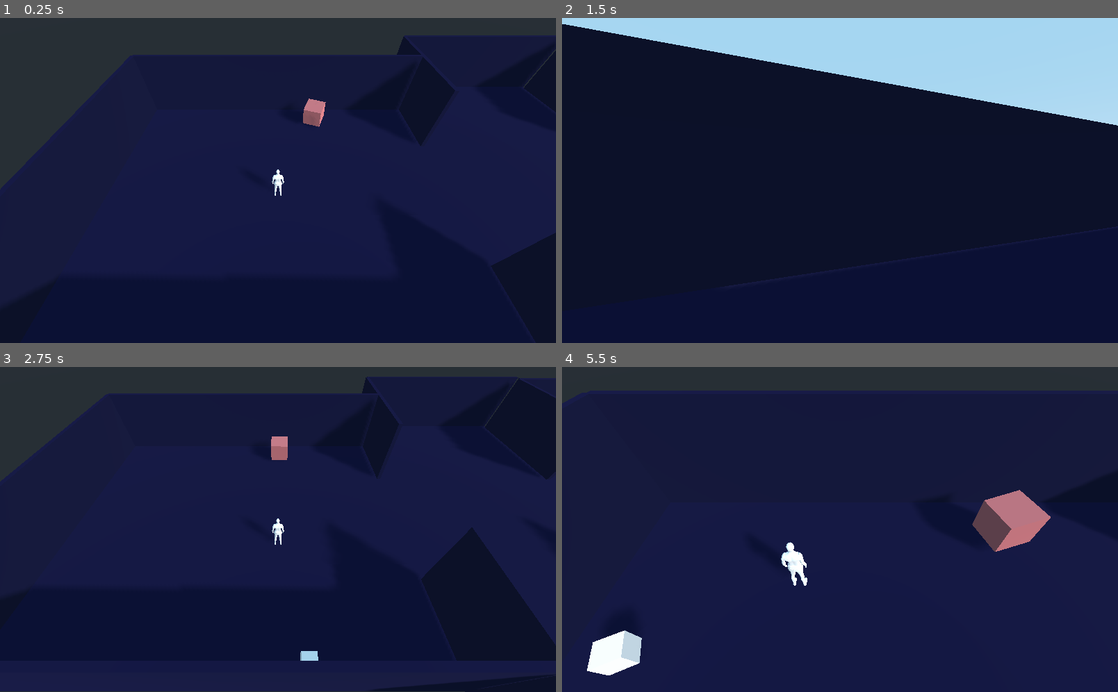
Above: before the commit, frames 1-4 (two rows, left to right).
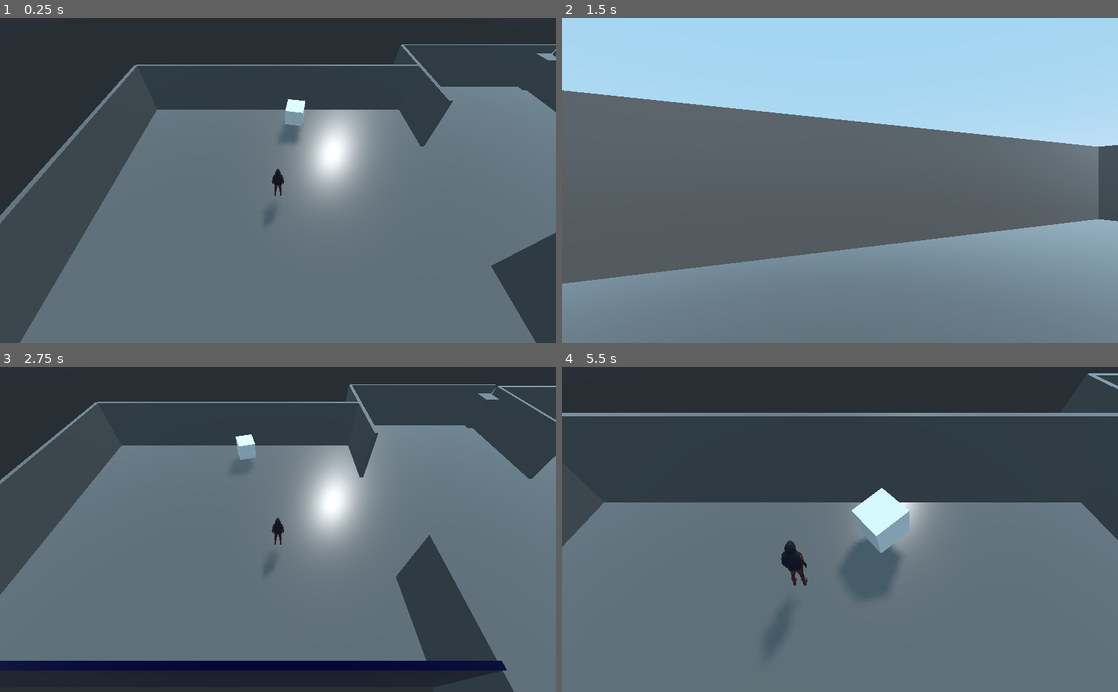
Above: after the commit, the same moments.

Repository: dam7lc/DGen-godot
Game: Godot game, scene res://Niveles/Main.tscn
Two runs of this game, one before a commit and one after it. Both use one fixed random seed, a clock stepped at 60 frames per second and the inputs below. Before the commit the project starts from res://Main.tscn.
Inputs (mouse positions are in pixels of both pictures, inside the frame that each line leads up to):
- Up to frame 1 (0.25 s): no input
- Up to frame 2 (1.5 s): tap Enter at 0.5 s; move the mouse to (962, 164) at 0.52 s; hold D (strafe_right) 0.53-1.28 s; hold V (change_camera) 0.53-1.28 s; move the mouse to (812, 180) at 1.27 s; hold W (forward) from 1.28 s (still down); tap Space (dash) at 1.35 s
- Up to frame 3 (2.75 s): keep holding W (forward); move the mouse to (289, 523) at 2.02 s; hold V (change_camera) from 2.03 s (still down)
- Up to frame 4 (5.5 s): move the mouse to (812, 594) at 2.77 s; release V (change_camera) at 2.78 s; tap Space (dash) at 2.85, 4.35 s; move the mouse to (878, 532) at 3.52 s; hold V (change_camera) 3.53-4.28 s; move the mouse to (795, 526) at 4.27 s; move the mouse to (867, 529) at 5.02 s; release W (forward) at 5.03 s; hold S (backward) from 5.03 s (still down); hold V (change_camera) from 5.03 s (still down)

The runs differ from the first frame. In frame 1, 82% of the frame differs, in the area x 0-100%, y 5-100%; in frame 2, 83%; in frame 3, 81%; in frame 4, 87%, in the area x 0-100%, y 1-100%.

Commit message:
Organizacion en carpetas y asignacion de materiales al modelo1

Diff:
--- /dev/null
+++ b/Godot3.2.3/Escenas/M_Player_Armor1.tscn
@@ -0,0 +1,54 @@
+[gd_scene load_steps=9 format=2]
+
+[ext_resource path="res://Imports/M_Player_Armor1.glb" type="PackedScene" id=1]
+[ext_resource path="res://Texturas/M_Player_Armor1_Normal.png" type="Texture" id=2]
+
+[sub_resource type="SpatialMaterial" id=1]
+albedo_color = Color( 0.121569, 0.121569, 0.164706, 1 )
+normal_enabled = true
+normal_scale = 1.0
+normal_texture = ExtResource( 2 )
+
+[sub_resource type="SpatialMaterial" id=2]
+albedo_color = Color( 0.572549, 0.207843, 0.207843, 1 )
+metallic = 0.4
+metallic_specular = 0.65
+roughness = 0.18
+
+[sub_resource type="SpatialMaterial" id=3]
+albedo_color = Color( 0, 0, 0, 1 )
+metallic = 0.08
+metallic_specular = 0.58
+roughness = 0.34
+
+[sub_resource type="SpatialMaterial" id=4]
+albedo_color = Color( 0.317647, 0.054902, 0.054902, 1 )
+metallic_specular = 0.43
+roughness = 0.0
+
+[sub_resource type="SpatialMaterial" id=5]
+albedo_color = Color( 0.054902, 0.027451, 0.027451, 1 )
+
+[sub_resource type="SpatialMaterial" id=6]
+albedo_color = Color( 0.121569, 0.121569, 0.164706, 1 )
+metallic_specular = 0.42
+clearcoat_enabled = true
+clearcoat = 0.48
+clearcoat_gloss = 0.31
+
+[node name="M_Player_Armor1" instance=ExtResource( 1 )]
+
+[node name="Main" parent="." index="0"]
+transform = Transform( -1, 0, -3.25841e-07, 0, 1, 0, 3.25841e-07, 0, -1, 0, 0, 0 )
+material/0 = SubResource( 1 )
+material/1 = SubResource( 2 )
+material/2 = SubResource( 3 )
+material/3 = SubResource( 4 )
+
+[node name="Belt" parent="." index="1"]
+transform = Transform( -1, 0, -3.25841e-07, 0, 1, 0, 3.25841e-07, 0, -1, 0, 0, 0 )
+material/0 = SubResource( 5 )
+
+[node name="Hood" parent="." index="2"]
+transform = Transform( -1, 0, -3.25841e-07, 0, 1, 0, 3.25841e-07, 0, -1, 0, 0, 0 )
+material/0 = SubResource( 6 )
--- a/Godot3.2.3/M_Player_Armor1.tscn
+++ /dev/null
@@ -1,15 +0,0 @@
-[gd_scene load_steps=4 format=2]
-
-[ext_resource path="res://M_Player_Armor1.glb" type="PackedScene" id=1]
-[ext_resource path="res://M_Player_Armor1_Normal.png" type="Texture" id=2]
-
-[sub_resource type="SpatialMaterial" id=1]
-normal_enabled = true
-normal_scale = 1.0
-normal_texture = ExtResource( 2 )
-
-[node name="M_Player_Armor1" instance=ExtResource( 1 )]
-
-[node name="Plane" parent="." index="0"]
-transform = Transform( -1, 0, -3.25841e-07, 0, 1, 0, 3.25841e-07, 0, -1, 0, 0, 0 )
-material/0 = SubResource( 1 )
--- /dev/null
+++ b/Godot3.2.3/Materials/base_spatial_material.tres
@@ -0,0 +1,10 @@
+[gd_resource type="SpatialMaterial" format=2]
+
+[resource]
+albedo_color = Color( 0.447059, 0.447059, 0.447059, 1 )
+metallic = 0.26
+metallic_specular = 0.0
+roughness = 0.28
+refraction_enabled = true
+refraction_scale = 1.0
+refraction_texture_channel = 0
--- a/Godot3.2.3/Main.tscn
+++ b/Godot3.2.3/Niveles/Main.tscn
@@ -1,11 +1,10 @@
-[gd_scene load_steps=10 format=2]
+[gd_scene load_steps=9 format=2]
 
-[ext_resource path="res://Unit.obj" type="ArrayMesh" id=1]
-[ext_resource path="res://Player.gd" type="Script" id=2]
-[ext_resource path="res://ScriptGenerador.gd" type="Script" id=3]
-[ext_resource path="res://Torretilla.gd" type="Script" id=4]
-[ext_resource path="res://objects_spatial_material.tres" type="Material" id=5]
-[ext_resource path="res://M_Player_Armor1.tscn" type="PackedScene" id=6]
+[ext_resource path="res://Imports/Unit.obj" type="ArrayMesh" id=1]
+[ext_resource path="res://Scripts/Player.gd" type="Script" id=2]
+[ext_resource path="res://Scripts/ScriptGenerador.gd" type="Script" id=3]
+[ext_resource path="res://Scripts/Torretilla.gd" type="Script" id=4]
+[ext_resource path="res://Escenas/M_Player_Armor1.tscn" type="PackedScene" id=6]
 
 [sub_resource type="BoxShape" id=1]
 
@@ -17,12 +16,12 @@
 [node name="Plano" type="Spatial"]
 
 [node name="Torretilla" type="StaticBody" parent="."]
-transform = Transform( 1, 0, 0, 0, 1, 0, 0, 0, 1, 2.106, -0.002, -5.344 )
+transform = Transform( 1, 0, 0, 0, 1, 0, 0, 0, 1, 1, -0.002, -5.344 )
 script = ExtResource( 4 )
 
 [node name="Unit2" type="MeshInstance" parent="Torretilla"]
 mesh = ExtResource( 1 )
-material/0 = ExtResource( 5 )
+material/0 = null
 
 [node name="CollisionShape" type="CollisionShape" parent="Torretilla"]
 transform = Transform( 0.5, 0, 0, 0, 0.5, 0, 0, 0, 0.5, 0, 0, 0 )
@@ -41,15 +40,8 @@
 current = true
 
 [node name="CollisionShape" type="CollisionShape" parent="Player"]
-transform = Transform( 0.465586, 0, 0, 0, 1, 0, 0, 0, 0.448027, 0, 1, 0 )
+transform = Transform( 0.27, 0, 0, 0, 0.814, 0, 0, 0, 0.179, 0, 0.82, 0 )
 shape = SubResource( 2 )
-
-[node name="Unit" type="MeshInstance" parent="Player"]
-transform = Transform( 1, 0, 0, 0, 2, 0, 0, 0, 1, 0, 0.928764, 0 )
-visible = false
-mesh = ExtResource( 1 )
-skeleton = NodePath("")
-material/0 = null
 
 [node name="Area" type="Area" parent="Player"]
 transform = Transform( 1, 0, 0, 0, 1, 0, 0, 0, 1, 0, 0.419696, 0 )
@@ -61,7 +53,8 @@
 [node name="Mesh" parent="Player" instance=ExtResource( 6 )]
 
 [node name="DirectionalLight" type="DirectionalLight" parent="."]
-transform = Transform( 0.553488, 0.569219, 0.607981, -0.804192, 0.175394, 0.567901, 0.216624, -0.80326, 0.55484, -0.0972924, 0.0785482, 0.273808 )
+transform = Transform( -0.146288, -0.963126, 0.225804, -0.691553, 0.262784, 0.67283, -0.707358, -0.0577288, -0.704494, 0, 0, 0.827265 )
+light_energy = 0.66
 shadow_enabled = true
 
 [node name="Generador" type="Spatial" parent="."]
--- a/Godot3.2.3/Area_pared_inferior.gd
+++ b/Godot3.2.3/Scripts/Area_pared_inferior.gd
@@ -22,12 +22,12 @@
 	mesh.set_surface_material(0, new_material)
 
 func translucir(body):
-	if body.get_script() == load("Player.gd"):
+	if body.get_script() == load("res://Scripts/Player.gd"):
 		get_child(2).get_surface_material(0).set("flags_transparent", true)
 		get_child(2).get_surface_material(0).set("albedo_color", Color(0,0,.2,.8))
 
 func opacar(body):
-	if body.get_script() == load("Player.gd"):
+	if body.get_script() == load("res://Scripts/Player.gd"):
 		get_child(2).get_surface_material(0).set("albedo_color", Color(0,0,.2,1))
 		get_child(2).get_surface_material(0).set("flags_transparent", false)
 
--- a/Godot3.2.3/ScriptGenerador.gd
+++ b/Godot3.2.3/Scripts/ScriptGenerador.gd
@@ -4,8 +4,10 @@
 var room_center = Vector2(0,0)
 var floor_collision
 var room_x
+var prev_room_x = 0
 var room_z
-const room_y = 3.5
+var prev_room_z = 0
+const room_y = 1.5
 var player
 var surface_material
 
@@ -14,47 +16,44 @@
 
 var dictionary_check_quad_vertices = {};
 
-const CUBE_SIZE = .5;
+const CUBE_SIZE = 1;
 
 
 #Llamado cuando se inicializa el objeto
 func _ready():
 
 	for child in get_parent().get_children(): #Obtener referencia al player para ignorar colision de la camara con paredes
-		if child.get_script() == load("res://Player.gd"):
+		if child.get_script() == load("res://Scripts/Player.gd"):
 			player = child
 
-	surface_material = load("res://base_spatial_material.tres")
-
-	for j in range(cuantos): #For para cada pared
+	surface_material = load("res://Materials/base_spatial_material.tres")
+
+	for j in range(cuantos): #For para cada habitacion
 
 		#Randomizar tamaño habitacion
 		randomize()
-		room_x = rand_range(10,20)
-		print(room_x)
+		room_x = rand_range(5,10)
 		randomize()
-		room_z = rand_range(10,20)
-		print(room_z)
+		room_z = rand_range(5,10)
 
 		if j != 0:
-			room_center.x = room_center.x + (room_x/2)
+			room_center.x = room_center.x + (room_x)
 			#room_center.y = room_center.x + (room_z/2)
 
 
 		var paredes = Array()
-		var paredes_colisiones = Array()
-		var paredes_meshes = Array()
 
 		#Se crean los tipos de objeto para 4 paredes y 1 piso
-		for i in range(5):
+		for i in range(5): #for para cada pared y piso
 
 			paredes.append(StaticBody.new())
-			paredes_colisiones.append(CollisionShape.new())
+			var pared_colision = CollisionShape.new()
 			var colshape = BoxShape.new()
 			colshape.set_extents(Vector3(1,1,1))
-			paredes_colisiones[i].set_shape(colshape)
-			paredes[i].add_child(paredes_colisiones[i])
-			if i == 3:
+			pared_colision.set_shape(colshape)
+			paredes[i].add_child(pared_colision)
+
+			if i == 3: #Si es la pared de abajo generar una colision en area adicional
 				var area_col = Area.new()
 				var paredes_colisiones2 = CollisionShape.new()
 				var colshape2 = BoxShape.new()
@@ -62,31 +61,61 @@
 				paredes_colisiones2.set_shape(colshape2)
 				area_col.add_child(paredes_colisiones2)
 				paredes[i].add_child(area_col)
-				paredes[i].set_script(load("res://Area_pared_inferior.gd"))
+				paredes[i].set_script(load("res://Scripts/Area_pared_inferior.gd"))
 				paredes[i].area_added()
 
+
+			var pared_mesh = make_cube()
+			pared_mesh.set_surface_material(0,surface_material)
+			paredes[i].add_child(pared_mesh)
+			if paredes[i].get_script() == load("res://Scripts/Area_pared_inferior.gd"):
+				paredes[i].mesh_added()
 			add_child(paredes[i])
-			paredes_meshes.append(make_cube())
-			paredes_meshes[i].set_surface_material(0,surface_material)
-			paredes[i].add_child(paredes_meshes[i])
-			if paredes[i].get_script() == load("res://Area_pared_inferior.gd"):
-				paredes[i].mesh_added()
-
-
-
-		#Colision para deteccion del jugador en la pared inferio
+
+		#Si la habitacion es mas pequeña generar paredes adicionales
+
+		if room_z < prev_room_z :
+			var dif = prev_room_z - room_z
+			var pared = StaticBody.new()
+			var pared_colision = CollisionShape.new()
+			var pared_mesh = make_cube()
+			pared_mesh.set_surface_material(0,surface_material)
+			pared.add_child(pared_mesh)
+			var colshape = BoxShape.new()
+			colshape.set_extents(Vector3(1,1,1))
+			pared_colision.set_shape(colshape)
+			pared.add_child(pared_colision)
+			paredes.append(pared)
+			pared.set_scale(Vector3(.1,room_y,dif/2))
+			pared.global_translate(Vector3((-room_x)+room_center.x,room_y,(room_center.y+room_z+dif/2)))
+			add_child(pared)
+
+
+			var pared2 = StaticBody.new()
+			var pared_colision2 = CollisionShape.new()
+			var pared_mesh2 = make_cube()
+			pared_mesh2.set_surface_material(0,surface_material)
+			pared2.add_child(pared_mesh2)
+			var colshape2 = BoxShape.new()
+			colshape2.set_extents(Vector3(1,1,1))
+			pared_colision2.set_shape(colshape2)
+			pared2.add_child(pared_colision2)
+			paredes.append(pared2)
+			pared2.set_scale(Vector3(.1,room_y,dif/2))
+			pared2.global_translate(Vector3((-room_x)+room_center.x,room_y,(room_center.y-room_z-dif/2)))
+			add_child(pared2)
 
 		#Tamaño de pared0(pared de arriba)
 		#Tamaño del mesh
 		paredes[0].get_child(1).scale.x = room_x
 		paredes[0].get_child(1).scale.y = room_y
-		paredes[0].get_child(1).scale.z = .2
+		paredes[0].get_child(1).scale.z = .1
 		#Tamaño de la colision
-		paredes[0].get_child(0).scale.x = room_x/2
-		paredes[0].get_child(0).scale.y = room_y/2
+		paredes[0].get_child(0).scale.x = room_x
+		paredes[0].get_child(0).scale.y = room_y
 		paredes[0].get_child(0).scale.z = .1
 		#Posicion pared0
-		paredes[0].global_translate(Vector3(room_center.x,room_y/2,(-room_z/2)+room_center.y))
+		paredes[0].global_translate(Vector3(room_center.x,room_y,(-room_z)+room_center.y))
 
 		#player ignore paredes
 		player.agregar_pared_a_ignorar(paredes[0])
@@ -97,13 +126,13 @@
 			#Tamaño del mesh
 			paredes[1].get_child(1).scale.z = room_z/3
 			paredes[1].get_child(1).scale.y = room_y
-			paredes[1].get_child(1).scale.x = .2
+			paredes[1].get_child(1).scale.x = .1
 			#Tamaño de Collision
 			paredes[1].get_child(0).scale.x = .1
-			paredes[1].get_child(0).scale.z = room_z/6
-			paredes[1].get_child(0).scale.y = room_y/2
+			paredes[1].get_child(0).scale.z = room_z/3
+			paredes[1].get_child(0).scale.y = room_y
 			#Posicion pared1
-			paredes[1].global_translate(Vector3((-room_x/2)+room_center.x,room_y/2,(room_center.y-room_z/3)))
+			paredes[1].global_translate(Vector3((-room_x)+room_center.x,room_y,(room_center.y-room_z/1.5)))
 			#player ignore paredes
 			player.agregar_pared_a_ignorar(paredes[1])
 
@@ -111,26 +140,26 @@
 			#Tamaño del mesh
 			paredes[2].get_child(1).scale.z = room_z/3
 			paredes[2].get_child(1).scale.y = room_y
-			paredes[2].get_child(1).scale.x = .2
+			paredes[2].get_child(1).scale.x = .1
 			#Tamaño de Collision
-			paredes[2].get_child(0).scale.z = room_z/6
-			paredes[2].get_child(0).scale.y = room_y/2
+			paredes[2].get_child(0).scale.z = room_z/3
+			paredes[2].get_child(0).scale.y = room_y
 			paredes[2].get_child(0).scale.x = .1
 			#Posicion pared2
-			paredes[2].global_translate(Vector3((-room_x/2)+room_center.x,room_y/2,room_center.y+room_z/3))
+			paredes[2].global_translate(Vector3((-room_x)+room_center.x,room_y,room_center.y+room_z/1.5))
 			#player ignore paredes
 			player.agregar_pared_a_ignorar(paredes[2])
 
 		else:
 			paredes[1].get_child(1).scale.z = room_z
 			paredes[1].get_child(1).scale.y = room_y
-			paredes[1].get_child(1).scale.x = .2
-
-			paredes[1].get_child(0).scale.z = room_z/2
+			paredes[1].get_child(1).scale.x = .1
+
+			paredes[1].get_child(0).scale.z = room_z
 			paredes[1].get_child(0).scale.x = .1
-			paredes[1].get_child(0).scale.y = room_y/2
-
-			paredes[1].global_translate(Vector3((-room_x/2)+room_center.x,room_y/2,room_center.y))
+			paredes[1].get_child(0).scale.y = room_y
+
+			paredes[1].global_translate(Vector3((-room_x)+room_center.x,room_y,room_center.y))
 			#player ignore paredes
 			player.agregar_pared_a_ignorar(paredes[1])
 
@@ -141,42 +170,42 @@
 			paredes[2].get_child(0).scale.x = 0
 			paredes[2].get_child(0).scale.y = 0
 
-			paredes[2].global_translate(Vector3((-room_x/2)+room_center.x,room_y/2,room_center.y+room_z/3))
+			paredes[2].global_translate(Vector3((-room_x)+room_center.x,room_y,room_center.y+room_z/3))
 			#player ignore paredes
 			player.agregar_pared_a_ignorar(paredes[2])
 
 		#Tamaño de pared3(pared de abajo)
 		paredes[3].get_child(2).scale.x = room_x
 		paredes[3].get_child(2).scale.y = room_y
-		paredes[3].get_child(2).scale.z = .2
+		paredes[3].get_child(2).scale.z = .1
 		#Tamaño de colision
-		paredes[3].get_child(0).scale.x = room_x/2
-		paredes[3].get_child(0).scale.y = room_y/2
+		paredes[3].get_child(0).scale.x = room_x
+		paredes[3].get_child(0).scale.y = room_y
 		paredes[3].get_child(0).scale.z = .1
 
-		paredes[3].get_child(1).scale.x = room_x/2
+		paredes[3].get_child(1).scale.x = room_x
 		paredes[3].get_child(1).scale.y = .5
-		paredes[3].get_child(1).scale.z = 3
-		paredes[3].get_child(1).translate_object_local(Vector3(0.0,-2,0.0))
+		paredes[3].get_child(1).scale.z = 1
+		paredes[3].get_child(1).translate_object_local(Vector3(0.0,-2,-1))
 		#Posicion pared 3
-		paredes[3].global_translate(Vector3(room_center.x,room_y/2,(room_z/2)+room_center.y))
+		paredes[3].global_translate(Vector3(room_center.x,room_y,(room_z)+room_center.y))
 		player.agregar_pared_a_ignorar(paredes[3])
 
 
 		#Tamaño del piso
 		paredes[4].get_child(1).scale.x = room_x
-		paredes[4].get_child(1).scale.y = .4
+		paredes[4].get_child(1).scale.y = .2
 		paredes[4].get_child(1).scale.z = room_z
 		#Tamaño de Colision
-		paredes[4].get_child(0).scale.x = room_x/2
+		paredes[4].get_child(0).scale.x = room_x
 		paredes[4].get_child(0).scale.y = .2
-		paredes[4].get_child(0).scale.z = room_z/2
+		paredes[4].get_child(0).scale.z = room_z
 		#Posicion piso
 		paredes[4].global_translate(Vector3(room_center.x,0,room_center.y))
 
-		room_center.x = room_center.x + room_x/2
-		#room_center.y = room_z/2
-
+		room_center.x = room_center.x + room_x
+		prev_room_x = room_x
+		prev_room_z = room_z
 
 
 
--- a/Godot3.2.3/Torretilla.gd
+++ b/Godot3.2.3/Scripts/Torretilla.gd
@@ -6,7 +6,7 @@
 var unit_mesh
 
 func _ready():
-	unit_mesh = load("res://Unit.obj")
+	unit_mesh = load("res://Imports/Unit.obj")
 
 func _process(delta):
 	actualTime+=delta
@@ -22,9 +22,11 @@
 	projectileMesh.set_mesh(unit_mesh)
 	var projectileCollision = CollisionShape.new()
 	projectileCollision.set_shape(BoxShape.new())
+	projectileCollision.set_scale(Vector3(.5,.5,.5))
 	projectile.add_child(projectileMesh)
 	projectile.add_child(projectileCollision)
-	projectile.set_script(load("res://projectile.gd"))
+	projectile.set_script(load("res://Scripts/projectile.gd"))
+	projectile.set_scale(Vector3(.4,.4,.4))
 	projectile.set_rotation(get_rotation())
 	projectile.set_translation(get_translation()+(-get_transform().basis.z*2))
 
--- a/Godot3.2.3/base_spatial_material.tres
+++ /dev/null
@@ -1,4 +0,0 @@
-[gd_resource type="SpatialMaterial" format=2]
-
-[resource]
-albedo_color = Color( 0, 0, 0.2, 1 )
--- a/Godot3.2.3/project.godot
+++ b/Godot3.2.3/project.godot
@@ -16,7 +16,7 @@
 [application]
 
 config/name="Godot 3 . 2 . 3"
-run/main_scene="res://Main.tscn"
+run/main_scene="res://Niveles/Main.tscn"
 config/icon="res://icon.png"
 
 [input]
Binary file added: Godot3.2.3/Imports/M_Player_Armor1.glb
Not shown, changed: Godot3.2.3/Imports/M_Player_Armor1.glb.import
Renamed: Godot3.2.3/Unit.obj -> Godot3.2.3/Imports/Unit.obj
Not shown, added: Godot3.2.3/Imports/Unit.obj.import
Binary file removed: Godot3.2.3/M_Player_Armor1.glb
Not shown, removed: Godot3.2.3/M_Player_Armor1.glb.import
Renamed: Godot3.2.3/objects_spatial_material.tres -> Godot3.2.3/Materials/objects_spatial_material.tres
Renamed: Godot3.2.3/Player.gd -> Godot3.2.3/Scripts/Player.gd
Renamed: Godot3.2.3/StartRoom.gd -> Godot3.2.3/Scripts/StartRoom.gd
Renamed: Godot3.2.3/projectile.gd -> Godot3.2.3/Scripts/projectile.gd
Renamed: Godot3.2.3/M_Player_Armor1_Normal.png -> Godot3.2.3/Texturas/M_Player_Armor1_Normal.png
Not shown, changed: Godot3.2.3/Texturas/M_Player_Armor1_Normal.png.import
(and 2 more such lines)
